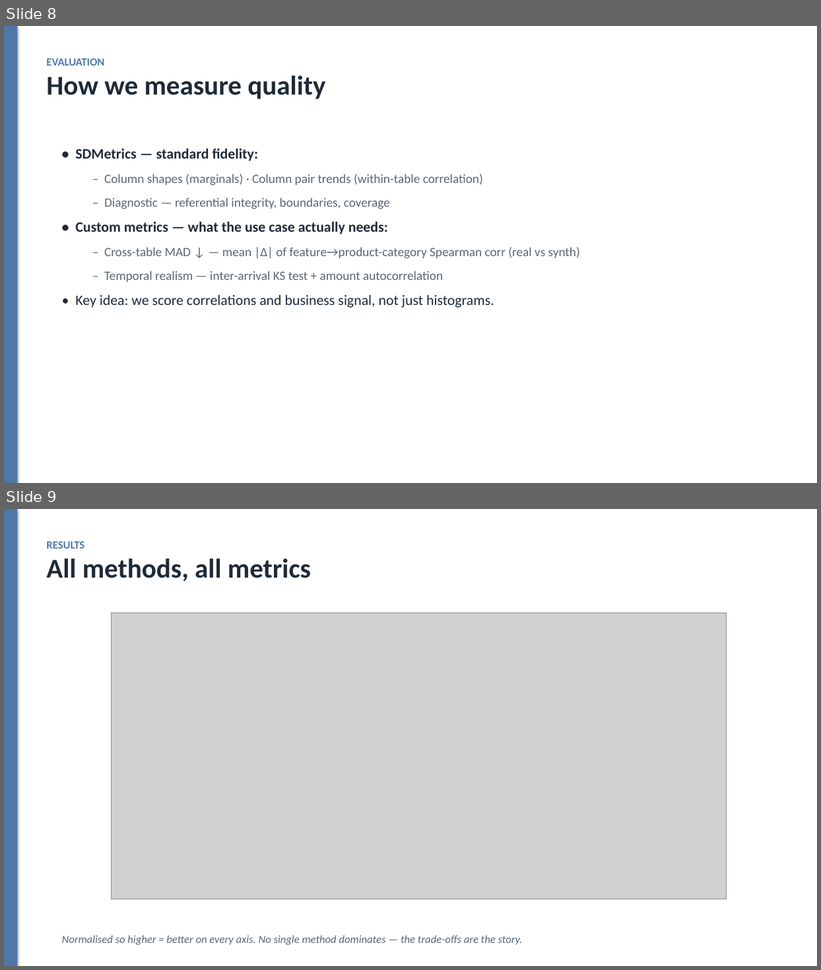
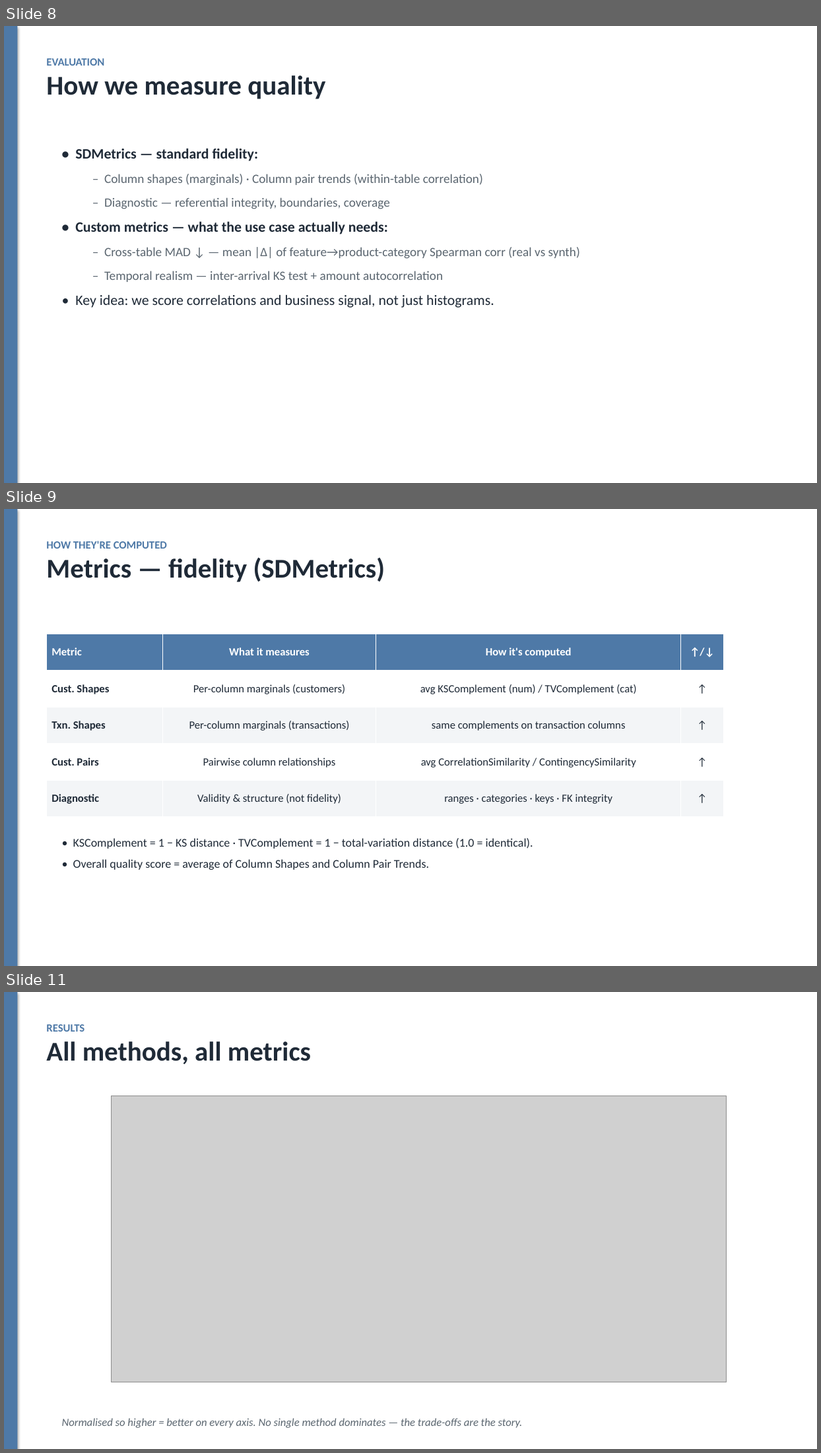
Before and after one commit to dylanwang2111/synthetic_data_gen, a slide deck: slides.pptx. Shown one above the other, each under a label of ours: slides 8 and 9 before the commit, slides 8, 9 and 11 after it; the slides between them are not shown. The pictures are 821x970 and 821x1453 pixels, drawn with LibreOffice and Linux fonts; fonts in the diff are those of the drawing; grey boxes stand for pictures. Boxes give left, top, right and bottom in pixels: in the first picture for what was removed or moved away, otherwise in the second. Text is boxed around its words. In the diff, an @@ line names an element or a change of style, - is before the commit and + after.

Commit message:
Add metric-explainer and correlation-scorecard slides
- Two "how they're computed" slides after Evaluation: SDMetrics fidelity
  (Cust/Txn Shapes, Cust Pairs, Diagnostic with KS/TV/Correlation/Contingency
  definitions) and custom metrics (Cross-table MAD, Within-table corr MAE,
  IA KS p-value, Autocorr MAE with formulas + ↑/↓).
- New correlation scorecard table slide: within-table corr MAE, cross-table MAD
  and customer pair trends for all five methods (winners highlighted).
Deck now 18 slides; all include M5.

```diff
--- a/slides.pptx
+++ b/slides.pptx
@@ slide 9 added at [4, 509, 817, 966], background #FFFFFF @@
@@ rectangle added at [4, 509, 17, 966], fill #4E79A7 @@
@@ text added at [46, 541, 385, 582], 32 pt, text #1F2A37, bold @@
+HOW THEY'RE COMPUTED
+Metrics — fidelity (SDMetrics)
@@ table added at [47, 634, 724, 817], 5 rows, 4 columns @@
+Metric | What it measures | How it's computed | ↑/↓
+Cust. Shapes | Per-column marginals (customers) | avg KSComplement (num) / TVComplement (cat) | ↑
+Txn. Shapes | Per-column marginals (transactions) | same complements on transaction columns | ↑
+Cust. Pairs | Pairwise column relationships | avg CorrelationSimilarity / ContingencySimilarity | ↑
+Diagnostic | Validity & structure (not fidelity) | ranges · categories · keys · FK integrity | ↑
@@ text added at [73, 838, 533, 870], 14 pt, text #1F2A37 @@
+• KSComplement = 1 − KS distance · TVComplement = 1 − total-variation distance (1.0 = identical).
+• Overall quality score = average of Column Shapes and Column Pair Trends.
@@ what was slide 9 is now slide 11 @@
```
Also in this commit, not shown: 2 other slides added, 1 other file.
